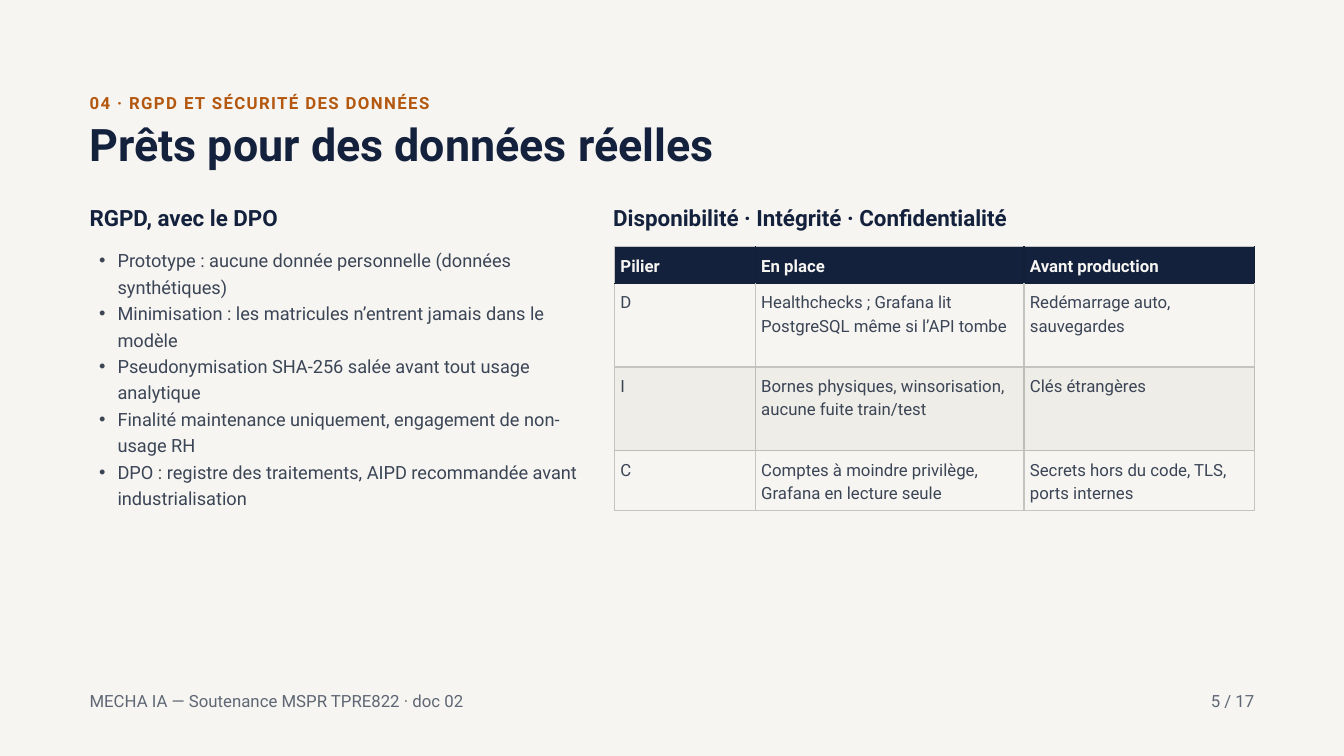
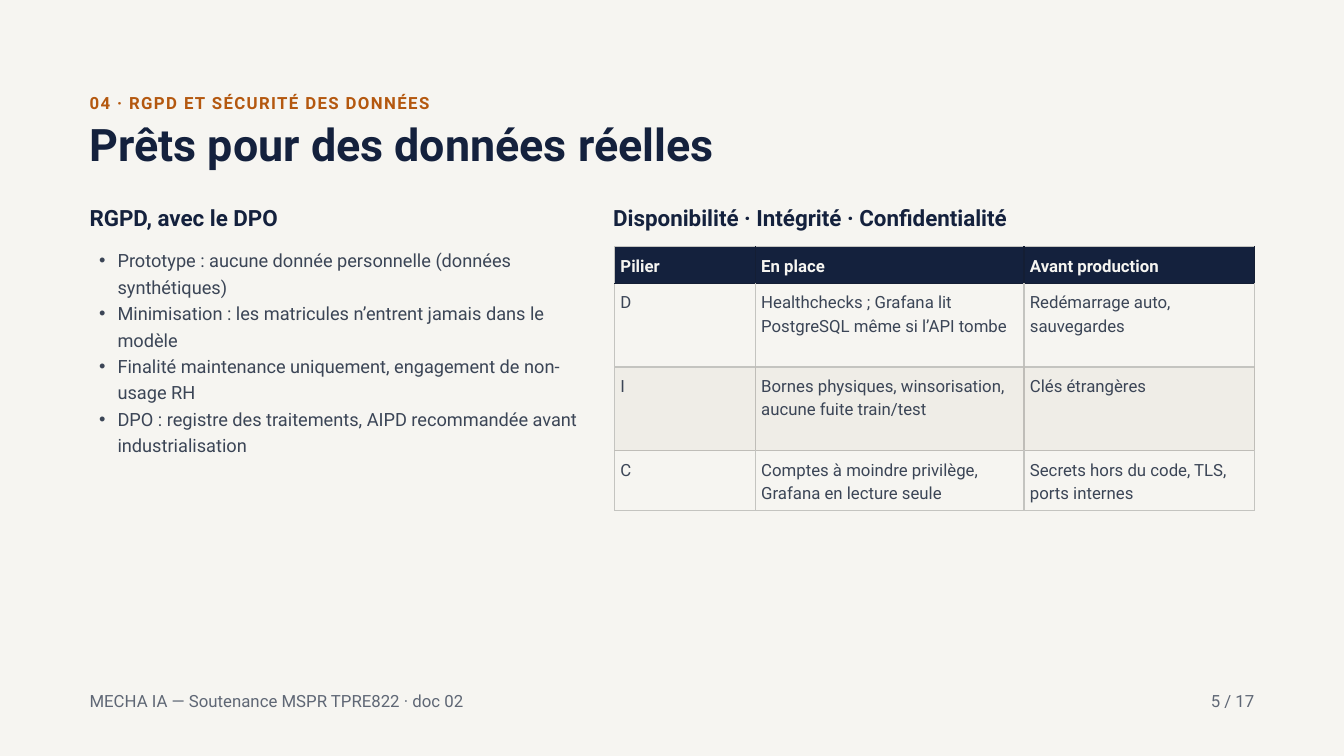
Before and after one commit to ValentinFurcy/MSPR_MECHA_IA, a slide deck: slide 5 of mecha-ia/docs/soutenance.pptx. Drawn at 1344x756 pixels with LibreOffice and Linux fonts; fonts in the diff are those of the drawing. Boxes give left, top, right and bottom in pixels: in the first picture for what was removed or moved away, otherwise in the second. Text is boxed around its words. In the diff, an @@ line names an element or a change of style, - is before the commit and + after.

```diff
--- a/mecha-ia/docs/soutenance.pptx
+++ b/mecha-ia/docs/soutenance.pptx
@@ text at <box>118,359,530,403</box>: paragraph removed @@
-• Pseudonymisation SHA-256 salée avant tout usage analytique
```
Also in this commit, not shown: 2 other files.
